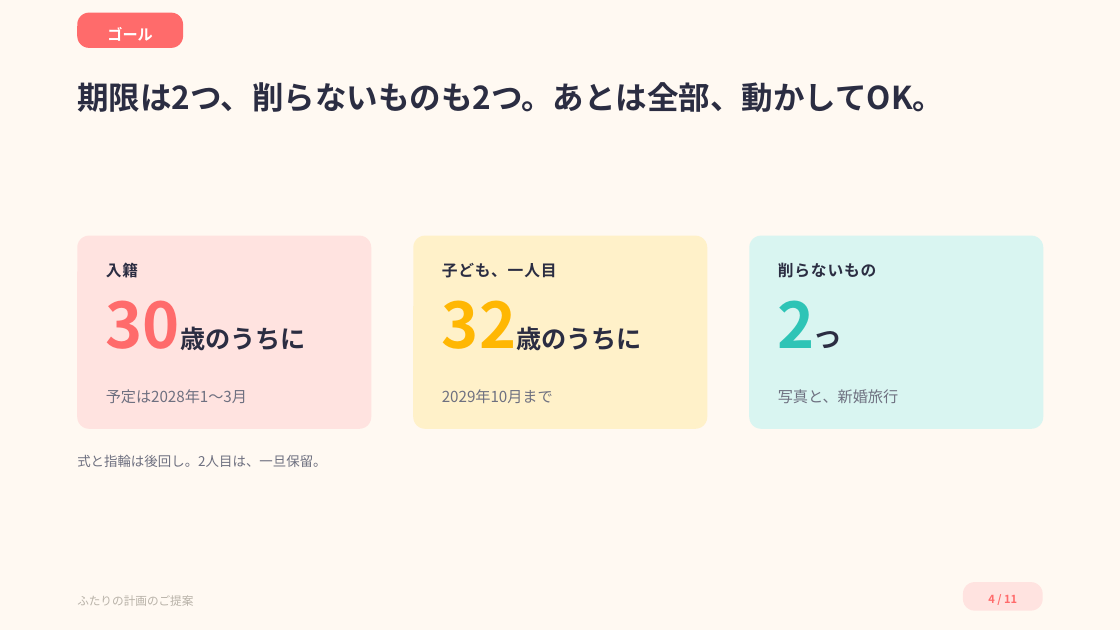
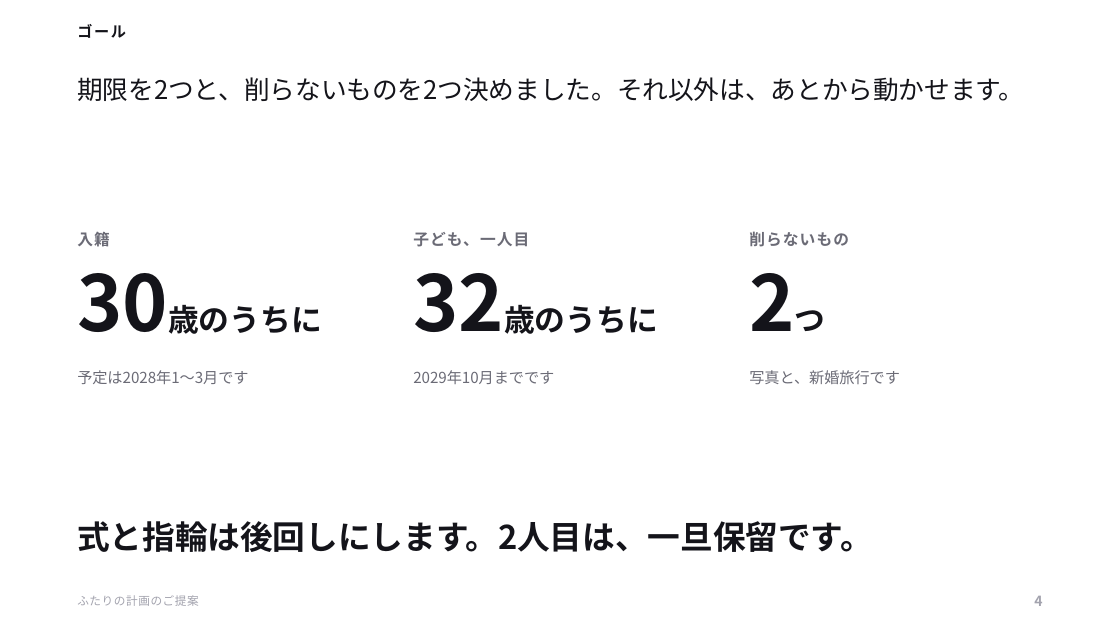
Before and after one commit to ayaka1933-glitch/portfolio, a slide deck: slide 4 of proposal/ふたりの計画のご提案.pptx. Drawn at 1120x630 pixels with LibreOffice and Linux fonts; fonts in the diff are those of the drawing. Boxes give left, top, right and bottom in pixels: in the first picture for what was removed or moved away, otherwise in the second. Text is boxed around its words. In the diff, an @@ line names an element or a change of style, - is before the commit and + after.

```diff
--- a/proposal/ふたりの計画のご提案.pptx
+++ b/proposal/ふたりの計画のご提案.pptx
@@ background #FFF9F2 to #FFFFFF @@
@@ text "ゴール": place and size @@
-text "ゴール" at [77, 13, 183, 48]
+text "ゴール" at [77, 24, 126, 38]
@@ text "ゴール" at [77, 24, 126, 38]: text colour #FFFFFF to #14141A, letter spacing 0 to 1.5 pt; alignment centre to left; vertical alignment middle to top; fill #FF6B6B to none @@
@@ text at [77, 77, 1024, 101]: text changed; size 27 to 22 pt; text colour #2B2D42 to #14141A; bold off @@
-期限は2つ、削らないものも2つ。あとは全部、動かしてOK。
+期限を2つと、削らないものを2つ決めました。それ以外は、あとから動かせます。
@@ text "入籍": place and size @@
-text "入籍" at [106, 262, 138, 278]
+text "入籍" at [77, 232, 110, 247]
@@ rounded rectangle removed at [77, 236, 371, 429] @@
@@ text "子ども、一人目": place and size @@
-text "子ども、一人目" at [442, 263, 557, 278]
+text "子ども、一人目" at [413, 232, 529, 247]
@@ rounded rectangle removed at [413, 236, 707, 429] @@
@@ text colour #2B2D42 to #6B6B76, letter spacing 0.8 to 1 pt in 3 elements at [77, 232, 110, 247], [413, 232, 529, 247], [749, 231, 849, 247] @@
@@ text "削らないもの": place and size @@
-text "削らないもの" at [778, 262, 877, 278]
+text "削らないもの" at [749, 231, 849, 247]
@@ rounded rectangle removed at [749, 236, 1044, 429] @@
@@ text "30歳のうちに": place and size @@
-text "30歳のうちに" at [106, 286, 343, 370]
+text "30歳のうちに" at [77, 255, 371, 339]
@@ text "30歳のうちに" at [77, 255, 371, 339]: size 54 to 66 pt, size 21.6 to 26.4 pt, text colour #FF6B6B to #14141A, text colour #2B2D42 to #14141A in "30歳のうちに" @@
@@ text "32歳のうちに": place and size @@
-text "32歳のうちに" at [442, 286, 679, 370]
+text "32歳のうちに" at [413, 255, 707, 339]
@@ text "32歳のうちに" at [413, 255, 707, 339]: size 54 to 66 pt, size 21.6 to 26.4 pt, text colour #FFB703 to #14141A, text colour #2B2D42 to #14141A in "32歳のうちに" @@
@@ text "2つ": place and size @@
-text "2つ" at [778, 286, 1015, 370]
+text "2つ" at [749, 255, 1044, 339]
@@ text "2つ" at [749, 255, 1044, 339]: size 54 to 66 pt, size 21.6 to 26.4 pt, text colour #2EC4B6 to #14141A, text colour #2B2D42 to #14141A in "2つ" @@
@@ text at [77, 370, 248, 384]: text changed; text colour #6E7080 to #6B6B76 @@
-予定は2028年1〜3月
+予定は2028年1〜3月です
@@ text added at [413, 370, 554, 384], 13 pt, text #6B6B76 @@
+2029年10月までです
@@ text removed at [442, 389, 553, 403] @@
-2029年10月まで
@@ text at [749, 370, 900, 384]: text changed; text colour #6E7080 to #6B6B76 @@
-写真と、新婚旅行
+写真と、新婚旅行です
@@ text "式と指輪は後回しにします。2人目は、一旦保留です。" at [77, 521, 873, 552]: vertical alignment top to bottom @@
@@ text at [77, 521, 873, 552]: text changed; size 11.5 to 28 pt; text colour #6E7080 to #14141A; bold on @@
-式と指輪は後回し。2人目は、一旦保留。
+式と指輪は後回しにします。2人目は、一旦保留です。
@@ text "ふたりの計画のご提案" at [77, 595, 199, 606]: text colour #B8B2A8 to #A3A3AE, letter spacing 0 to 0.5 pt @@
@@ text "4": place and size @@
-text "4" at [963, 582, 1043, 611]
+text "4" at [1034, 596, 1042, 606]
@@ text "4" at [1034, 596, 1042, 606]: vertical alignment middle to top; fill #FFE3E0 to none @@
@@ text at [1034, 596, 1042, 606]: text changed; size 9.5 to 12 pt; text colour #FF6B6B to #A3A3AE @@
-4 / 11
+4
```
Also in this commit, not shown: 10 other slides changed, 4 other files.
